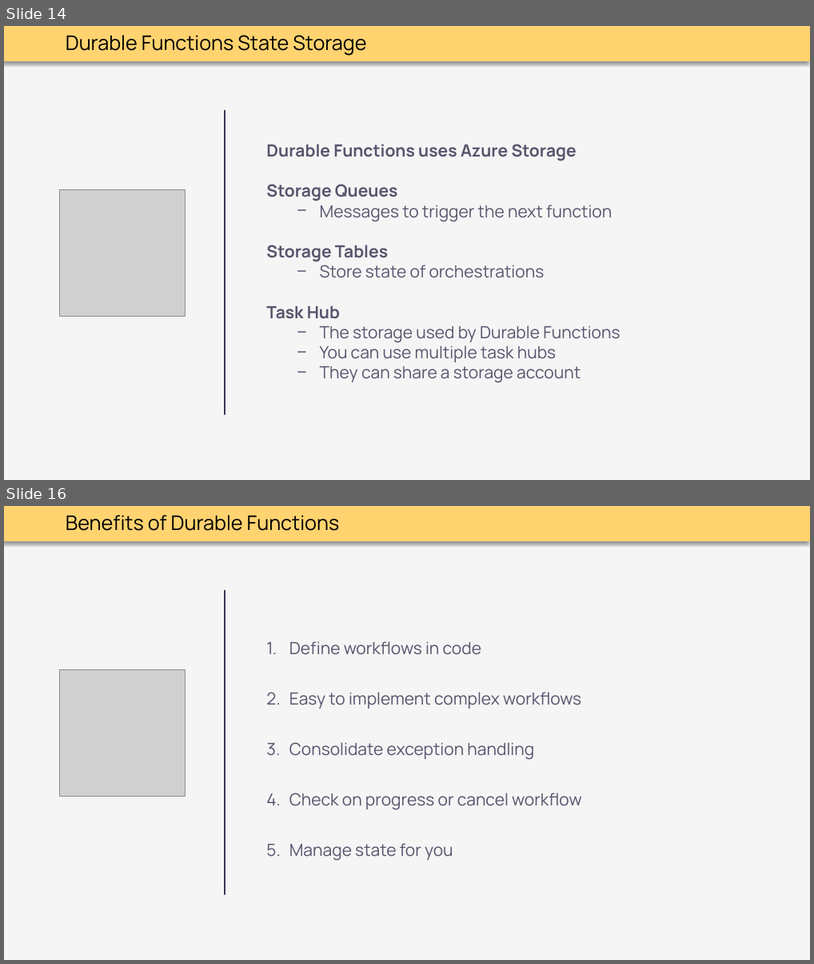
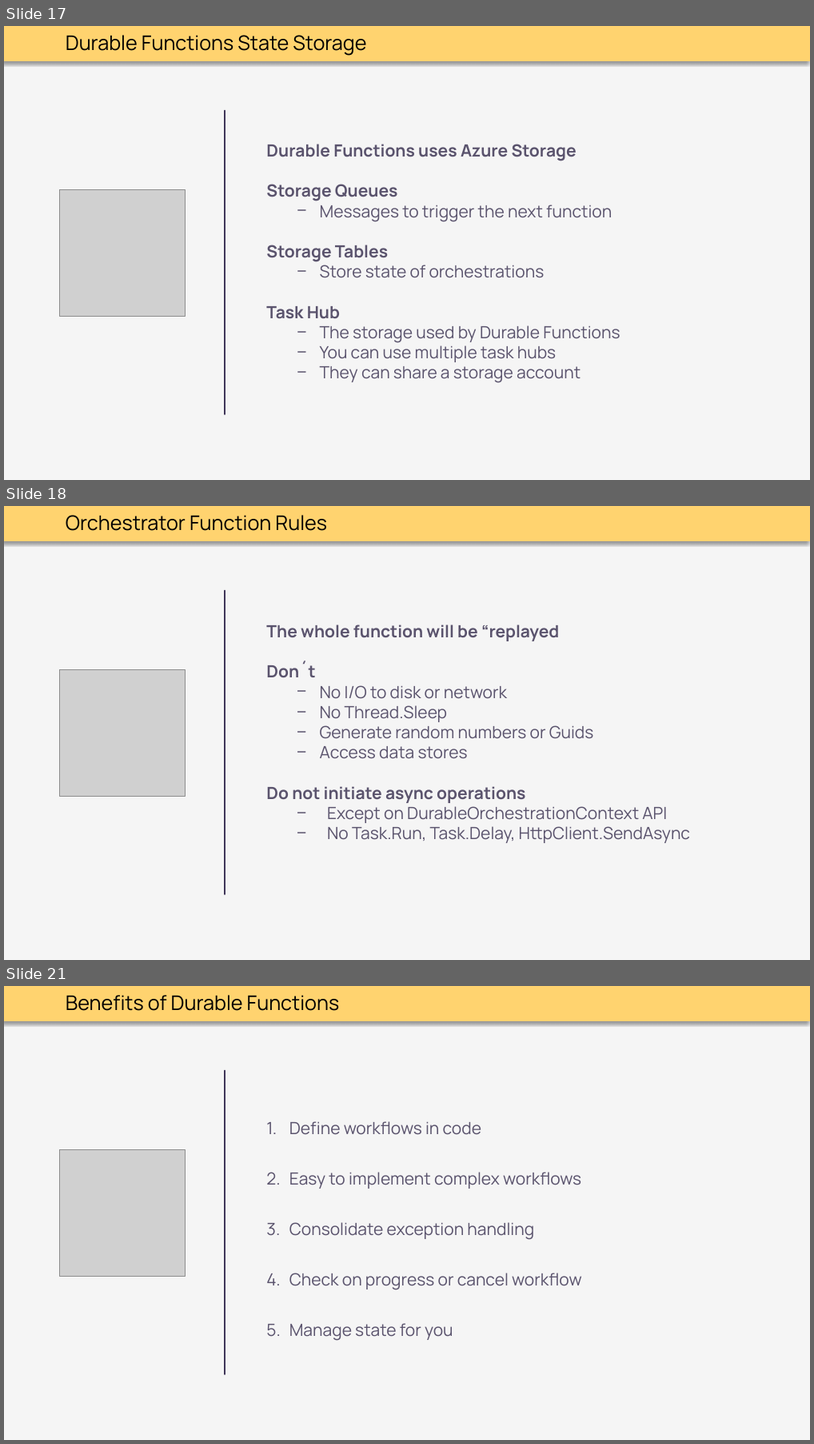
Before and after one commit to thoemmi/DurableFunctionsMeetupRosenheim, a slide deck: slides/Durable_Functions.pptx. Shown one above the other, each under a label of ours: slides 14 and 16 before the commit, slides 17, 18 and 21 after it; the slides between them are not shown. The pictures are 814x964 and 814x1444 pixels, drawn with LibreOffice and Linux fonts; fonts in the diff are those of the drawing; grey boxes stand for pictures. Boxes give left, top, right and bottom in pixels: in the first picture for what was removed or moved away, otherwise in the second. Text is boxed around its words. In the diff, an @@ line names an element or a change of style, - is before the commit and + after.

```diff
--- a/slides/Durable_Functions.pptx
+++ b/slides/Durable_Functions.pptx
@@ slide 18 added at bbox=[4, 506, 810, 960], background #F5F5F5; not listed: 1 template element that a slide beside it also shows @@
@@ text added at bbox=[66, 515, 327, 531], 24 pt, text #000000 @@
+Orchestrator Function Rules
@@ line added from (226, 591) to (226, 894), #3F3658 2 pt @@
@@ text added at bbox=[266, 624, 690, 843], 20 pt, text #5A536D @@
+The whole function will be “replayed
+Don´t
+  − No I/O to disk or network
+  − No Thread.Sleep
+  − Generate random numbers or Guids
+  − Access data stores
+Do not initiate async operations
+  − Except on DurableOrchestrationContext API
+  − No Task.Run, Task.Delay, HttpClient.SendAsync
@@ picture added at bbox=[60, 670, 186, 796] @@
@@ what was slide 14 is now slide 17 @@
@@ what was slide 16 is now slide 21 @@
```
Also in this commit, not shown: 5 other slides added, 2 slides removed.
